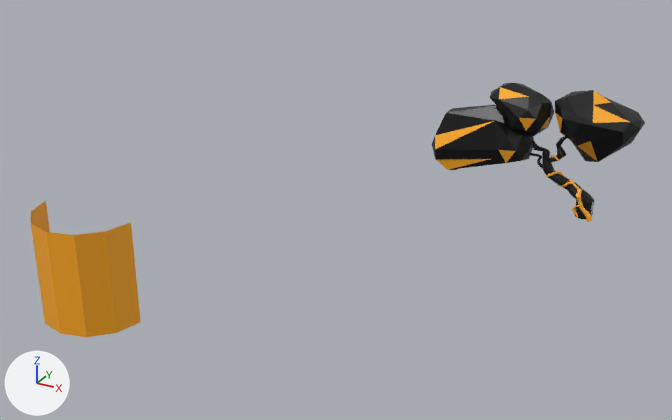
An edit to the Blender file HorseEscape/Assets/3D Models/GreekJuniper.blend, drawn before and after from the same camera.
Both versions are drawn from a camera (50 mm lens) standing at (4.03, -16.32, 7.7) and looking at (-3.45, -2.72, 0.9). Every picture has the same lights, and +X, +Y and +Z are marked at lower left.
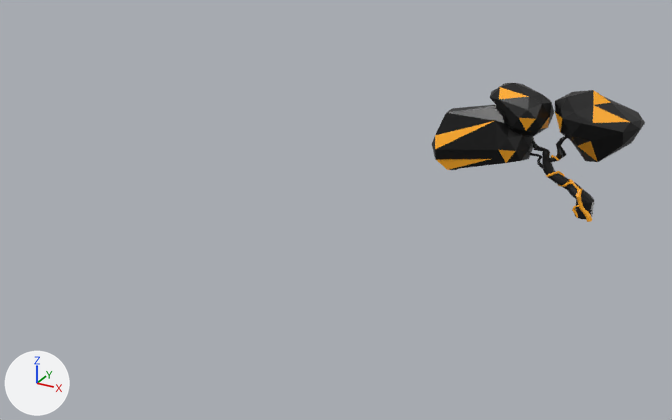
Pixel boxes (x1, y1, x2, y2) of what changed, in the pictures (672 x 420 px):
'Cube', reshaped (65% narrower, 45% shorter)
    before: (31, 83, 645, 337)
    after: (432, 83, 645, 222)
part 1 of me_cube, deleted (orange)
    before: (31, 201, 141, 337)

The edits, one by one:
me_cube has 799 vertices, 804 faces and spans x -8.19..1.21, y -6.12..0.72, z -0.99..2.96.
me_cube is used by ob_cube; location (0.0, 0.0, 0.0).
me_cube part 1: the loose piece of 14 vertices spanning x -8.19..-6.19, y -6.12..-5.12, z -0.99..1.01 is deleted.
